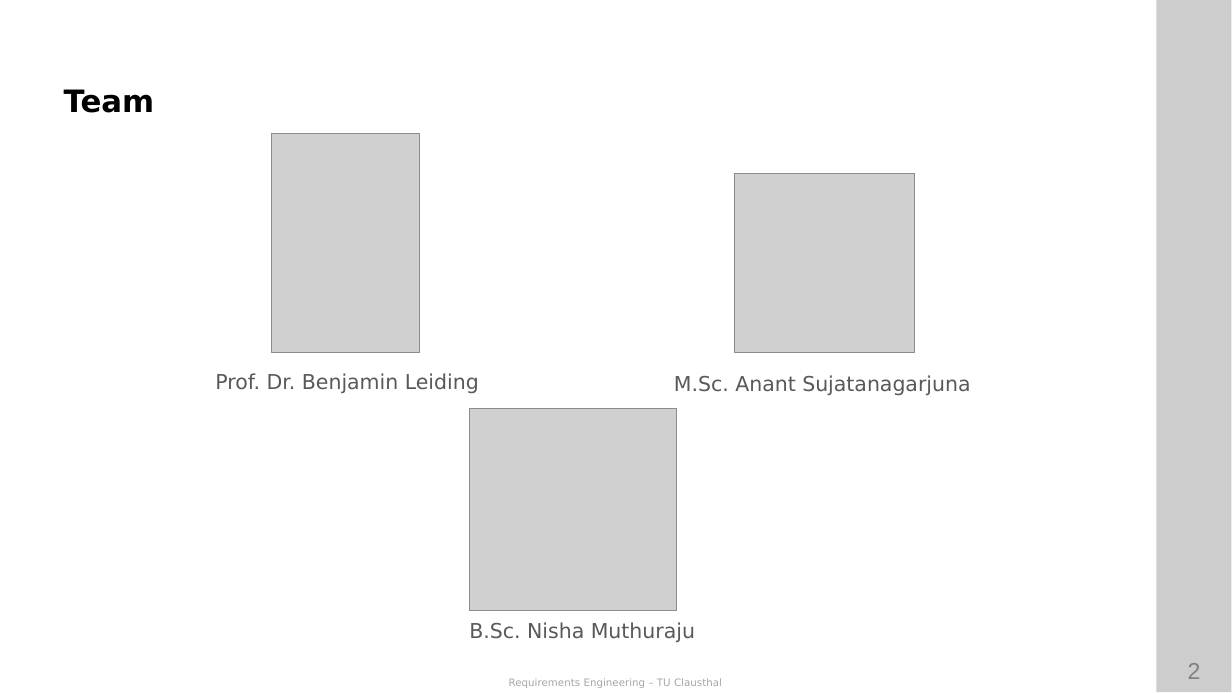
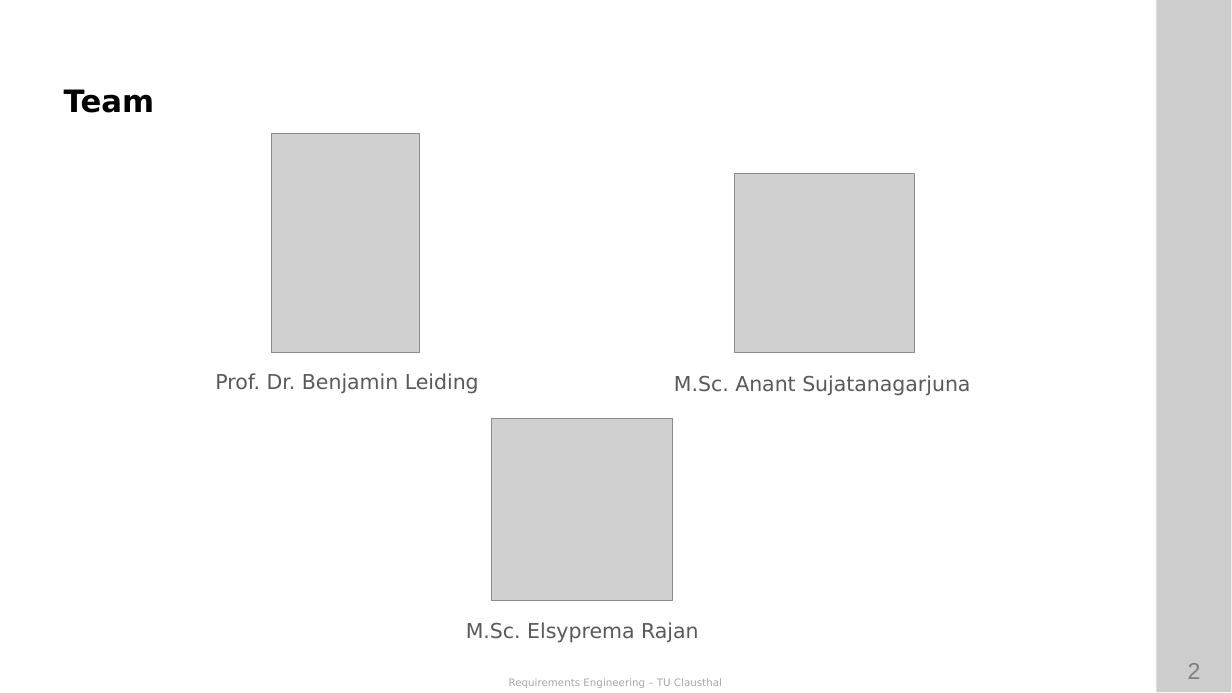
Before and after one commit to ETCE-LAB/teaching-material, a slide deck: slide 2 of Requirements-Engineering/RE-L00-Organization.pptx. Drawn at 1232x693 pixels with LibreOffice and Linux fonts; fonts in the diff are those of the drawing; grey boxes stand for pictures; background and template pictures are left out. Boxes give left, top, right and bottom in pixels: in the first picture for what was removed or moved away, otherwise in the second. Text is boxed around its words. In the diff, an @@ line names an element or a change of style, - is before the commit and + after.

```diff
--- a/Requirements-Engineering/RE-L00-Organization.pptx
+++ b/Requirements-Engineering/RE-L00-Organization.pptx
@@ picture resized from (x1=470, y1=409, x2=677, y2=611) to (x1=492, y1=419, x2=674, y2=601) @@
@@ text at (x1=466, y1=622, x2=699, y2=643): text changed @@
-B.Sc. Nisha Muthuraju
+M.Sc. Elsyprema Rajan
```
Also in this commit, not shown: 4 other slides changed, 1 other file.
